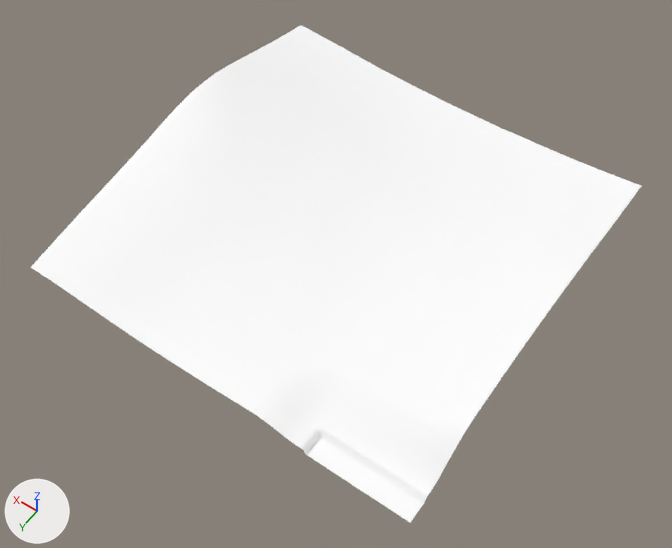
The glTF model games/yorimichi/assets/belmonte/meshes/SM_BM_BT_Terrain_2_0.glb, before and after one commit.
One viewpoint serves both versions: a 50 mm camera at (-588.0, -178.0, 433.0) aimed at (-395.0, -448.0, 8.0). Arrows for +X, +Y and +Z are at lower left; the lights stay in place. The picture after the commit comes second.

Names of what the first picture shows: 'SM_BM_BT_Terrain_2_0'.
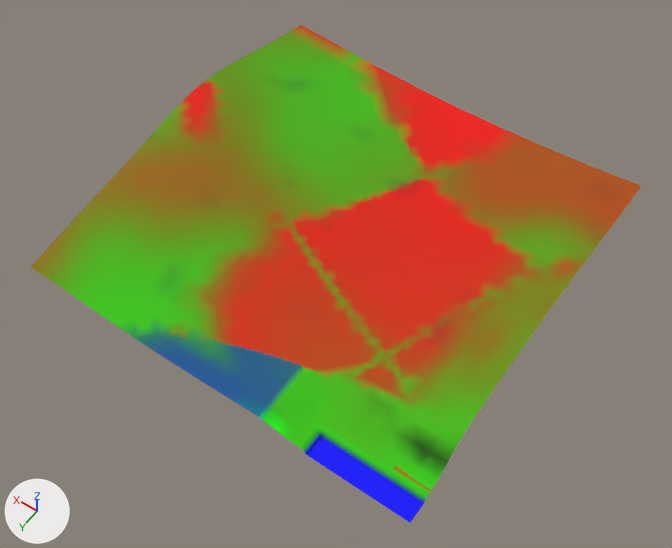
What the commit changed:
me_sm_bt_terrain_2_0 has 1635 vertices, 3149 faces and spans x -512.0..-256.0, y -600.0..-344.0, z 11.0..46.0.
me_sm_bt_terrain_2_0 is used by ob_sm_bm_bt_terrain_2_0; location (0.0, 0.0, 0.0).
me_sm_bt_terrain_2_0 part 1: 1121 faces centred in x -512.0..-259.0, y -579.0..-345.0, z 12.0..45.0 are repainted in the vertex colours; the middle colour goes from white #ffffff to green #42b700.
me_sm_bt_terrain_2_0 part 2: 739 faces centred in x -512.0..-259.0, y -595.0..-346.0, z 14.0..46.0 are repainted in the vertex colours; the middle colour goes from white #ffffff to dark yellow #7a7700.
me_sm_bt_terrain_2_0 part 3: 344 faces centred in x -483.0..-258.0, y -595.0..-370.0, z 18.0..46.0 are repainted in the vertex colours; the middle colour goes from white #ffffff to orange #c53900.
me_sm_bt_terrain_2_0 part 4: 295 faces centred in x -512.0..-355.0, y -374.0..-345.0, z 11.0..20.0 are repainted in the vertex colours; the middle colour goes from white #ffffff to blue #0000fb.
me_sm_bt_terrain_2_0 part 5: 313 faces centred in x -470.0..-259.0, y -595.0..-372.0, z 18.0..46.0 are repainted in the vertex colours; the middle colour goes from white #ffffff to red #db2300.
me_sm_bt_terrain_2_0 part 6: 337 faces centred in x -510.0..-258.0, y -595.0..-369.0, z 19.0..46.0 are repainted in the vertex colours; the middle colour goes from white #ffffff to brown #a95500.

Boxes (x1, y1, x2, y2) around the edits, measured in the pictures (672 x 548 px):
part 1 of me_sm_bt_terrain_2_0, recoloured (white to green)
    both: (51, 34, 577, 502)
part 2 of me_sm_bt_terrain_2_0, recoloured
    both: (30, 25, 608, 492)
part 3 of me_sm_bt_terrain_2_0, recoloured (white to orange)
    both: (186, 81, 525, 387)
part 4 of me_sm_bt_terrain_2_0, recoloured
    both: (158, 342, 425, 523)
part 5 of me_sm_bt_terrain_2_0, recoloured (white to red)
    both: (184, 67, 510, 348)
part 6 of me_sm_bt_terrain_2_0, recoloured
    both: (143, 25, 641, 394)
